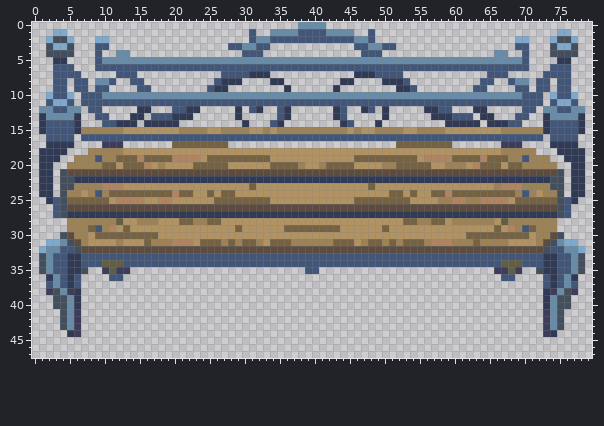
Edited in one commit: sprite sheet (Game Arts/bank frost..png). This is how it looked before the edit.
The file is 80x48 pixels.
The result:
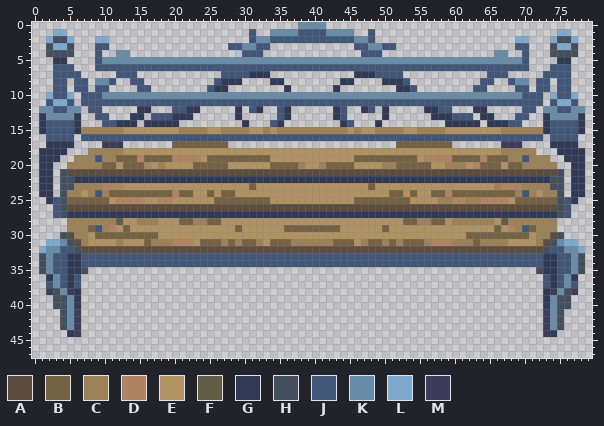
Palette (. is transparent): A #5c4b3f  B #756242  C #9c8256  D #b08363  E #b09263  F #615e45  G #313a54  H #434f5d  J #415678  K #688ca8  L #7ea9cc  M #3d3d5b
From old to new:
@@ x 0..79 @@
 33 .HKJJGGJJJJJJJJJJJJJJJJJJJJJJJJJJJJJJJJJJJJJJJJJJJJJJJJJJJJJJJJJJJJJJJJJJGGJJKH.
-34 .HKJJGGJJJFFFJJJJJJJJJJJJJJJJJJJJJJJJJJJJJJJJJJJJJJJJJJJJJJJJJJJJJJFFFJJJGGJJKH.
-35 .HKJJGGH..MFMM.........................JJ.........................MMFM..HGGJJKH.
-36 ..GKJGJ....JJ......................................................JJ....JGJKG..
+34 .HKJJGGJJJJJJJJJJJJJJJJJJJJJJJJJJJJJJJJJJJJJJJJJJJJJJJJJJJJJJJJJJJJJJJJJJGGJJKH.
+35 .HKJJGGH................................................................HGGJJKH.
+36 ..GKJGJ..................................................................JGJKG..
 37 ..JKJGJ..................................................................JGJKJ..
Where, in picture pixels (left, top, right, bottom), the same in both pictures:
changed: (102, 260, 130, 281)
changed: (494, 260, 522, 281)
erased: (305, 267, 319, 274)
